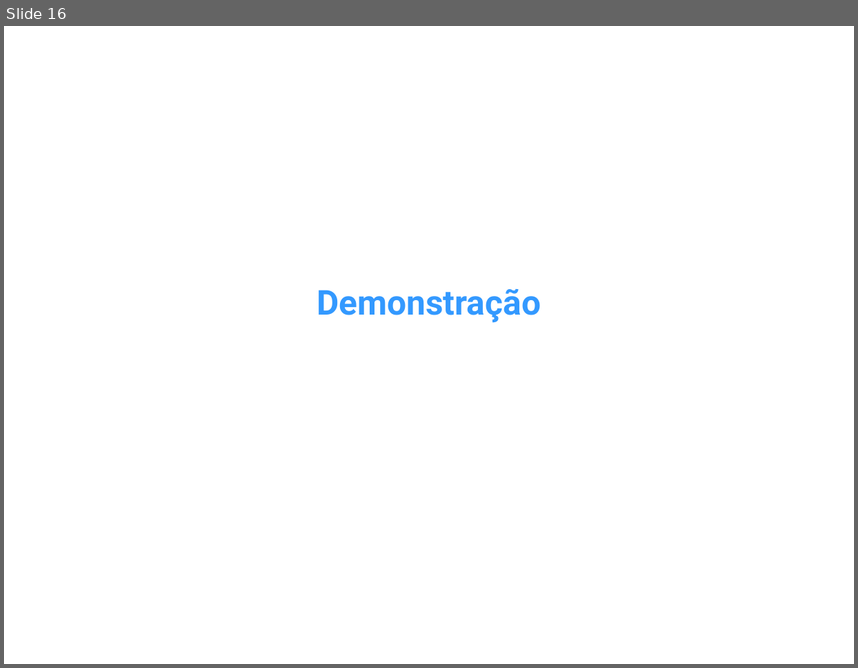
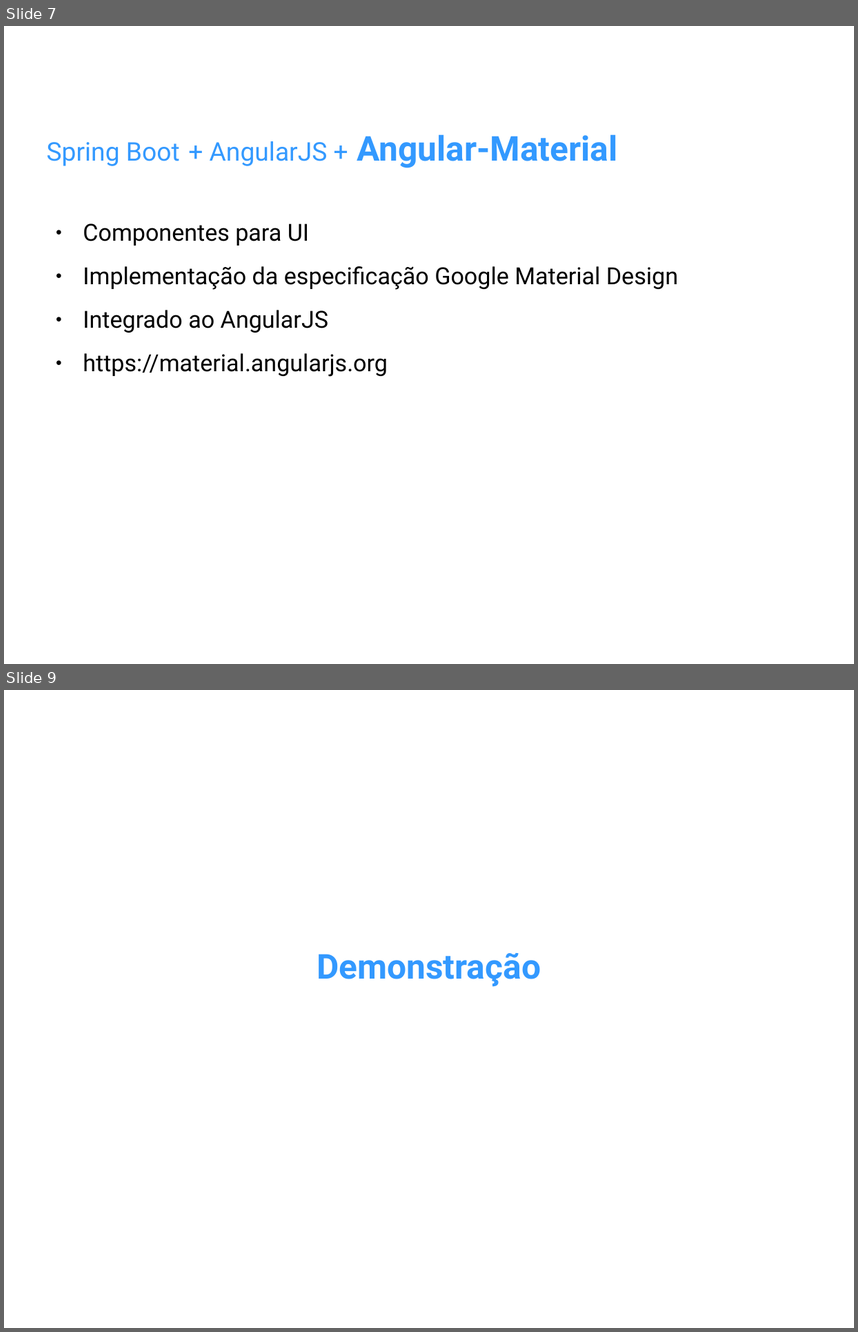
Before and after one commit to amoraes/spring-boot-unesp, a slide deck: etc/Apresentacao-InfoUnesp2016.odp. Shown one above the other, each under a label of ours: slide 16 before the commit, slides 7 and 9 after it; the slides between them are not shown. The pictures are 858x668 and 858x1332 pixels, drawn with LibreOffice and Linux fonts; fonts in the diff are those of the drawing; background and template pictures are left out. Boxes give left, top, right and bottom in pixels: in the first picture for what was removed or moved away, otherwise in the second. Text is boxed around its words. In the diff, an @@ line names an element or a change of style, - is before the commit and + after.

```diff
--- a/etc/Apresentacao-InfoUnesp2016.odp
+++ b/etc/Apresentacao-InfoUnesp2016.odp
@@ slide 7 added at bbox=[4, 26, 854, 664], background picture (left out) @@
@@ title added at bbox=[47, 134, 617, 168], 24 pt, text #3399FF @@
+Spring Boot + AngularJS + Angular-Material
@@ text added at bbox=[83, 223, 678, 377], 22 pt, text #000000 @@
+● Componentes para UI
+● Implementação da especificação Google Material Design
+● Integrado ao AngularJS
+● https://material.angularjs.org
@@ what was slide 16 is now slide 9 @@
```
Also in this commit, not shown: 1 slide changed, 6 other slides added, 14 slides removed.
